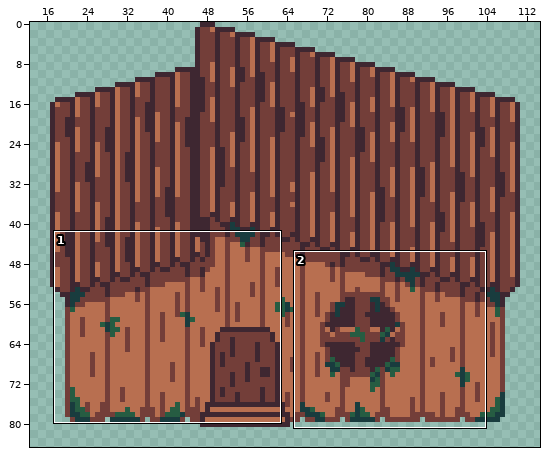
File history of a sprite sheet, assets/environment/houses/house_rustic.png. Above: a wide view before the commit, with the close-up outlined.
Close-up. Old version:
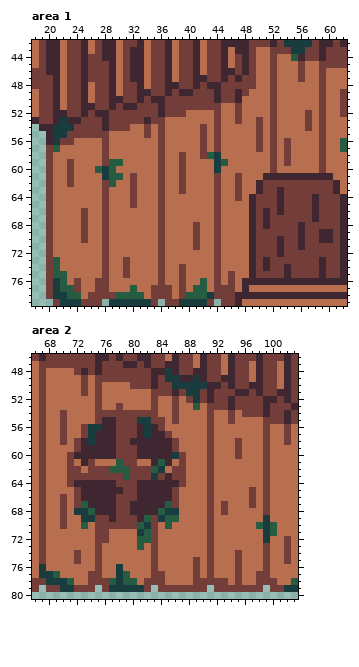
The file is 128x96 pixels. Shown: area 1: x 18..62, y 42..79; area 2: x 66..103, y 46..80. The wide view leaves out empty margins.
The result:
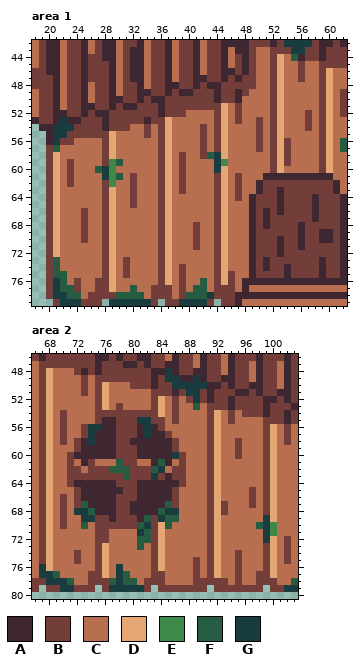
Palette (. is transparent): A #3e2731  B #733e39  C #b86f50  D #e4a672  E #3e8948  F #265c42  G #193c3e
The edit:
Changed rows in their new state; - is an unchanged pixel.
Area 1:
first column x 21:
44 --------------------------------D-------
45 --------------------------------D-------
46 --------------------------------D------D
47 --------------------------------D------D
48 --------------------------------D------D
49 --------------------------------D------D
50 --------------------------------D------D
51 ------------------------D-------D------D
52 ------------------------D-------D------D
53 ----------------D-------D-------D------D
54 ----------------D-------D-------D------D
55 --------D-------D-------D-------D------D
56 --------D-------D-------D-------D------D
57 --------D-------D-------D-------D------D
58 D-------D-------D-------D-------D------D
59 D-------E-------D-------E-------D------D
60 D-------E-------D-------D-------D------D
61 D-------E-------D-------D---------------
62 D-------E-------D-------D---------------
63 D-------D-------D-------D---------------
64 D-------D-------D-------D---------------
65 D-------D-------D-------D---------------
66 D-------D-------D-------D---------------
67 D-------D-------D-------D---------------
68 D-------D-------D-------D---------------
69 D-------D-------D-------D---------------
70 D-------D-------D-------D---------------
71 D-------D-------D-------D---------------
72 D-------D-------D-------D---------------
73 --------D-------D-------D---------------
74 --------D-------D-------D---------------
75 --------D-------D-------D---------------
76 --------D-------D-------D---------------
77 --------D-------------------------------
Area 2:
first column x 68:
48 D--------------------------------
49 D--------------------------------
50 D-------D------------------------
51 D-------D------------------------
52 D-------D-------D----------------
53 D-------D-------D----------------
54 D---------------D-------D--------
55 D-----------------------D--------
56 D-----------------------D-------D
57 D-----------------------D-------D
58 D-----------------------D-------D
59 D-----------------------D-------D
60 D-----------------------D-------D
61 D-----------------------D-------D
62 D-----------------------D-------D
63 D-----------------------D-------D
64 D-----------------------D-------D
65 D-----------------------D-------D
66 D-----------------------D-------D
67 D-----------------------D-------D
68 D-----------------------D-------D
69 D-----------------------D-------D
70 D---------------D-------D-------E
71 D---------------D-------D-------E
72 D---------------D-------D-------D
73 D-------D-------D-------D-------D
74 D-------D-------D-------D-------D
75 D-------D-------D-------D-------D
76 D-------D-------D-------D-------D
77 --------D---------------D-------D
